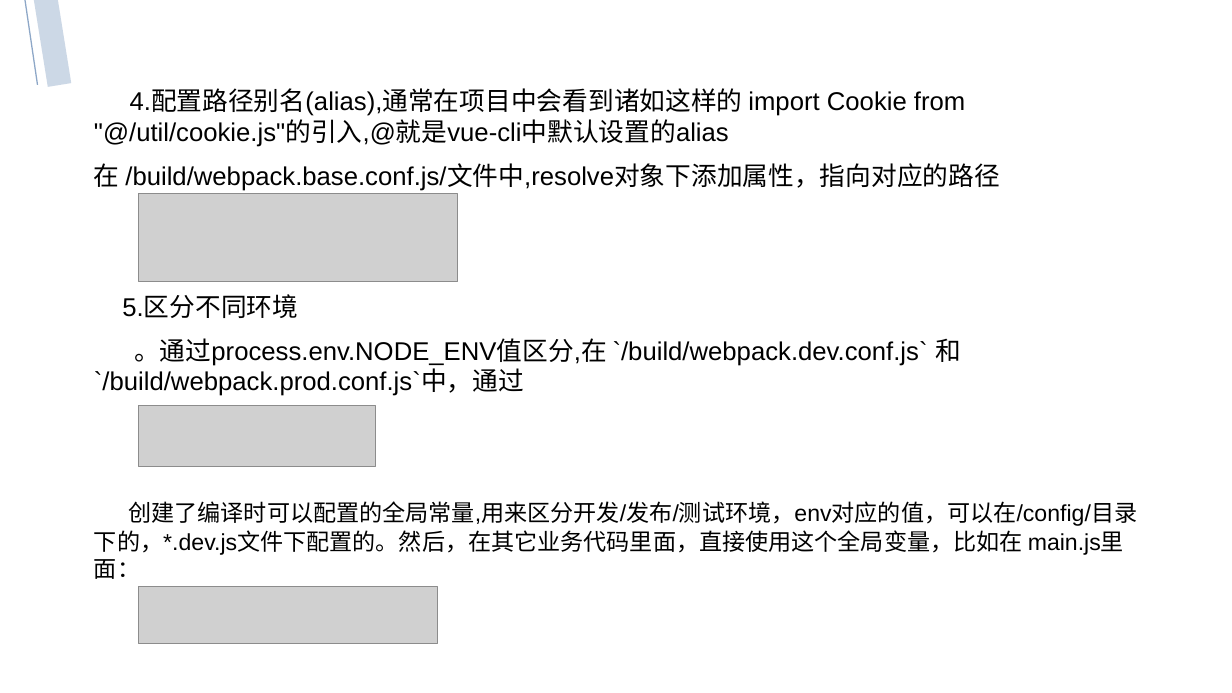
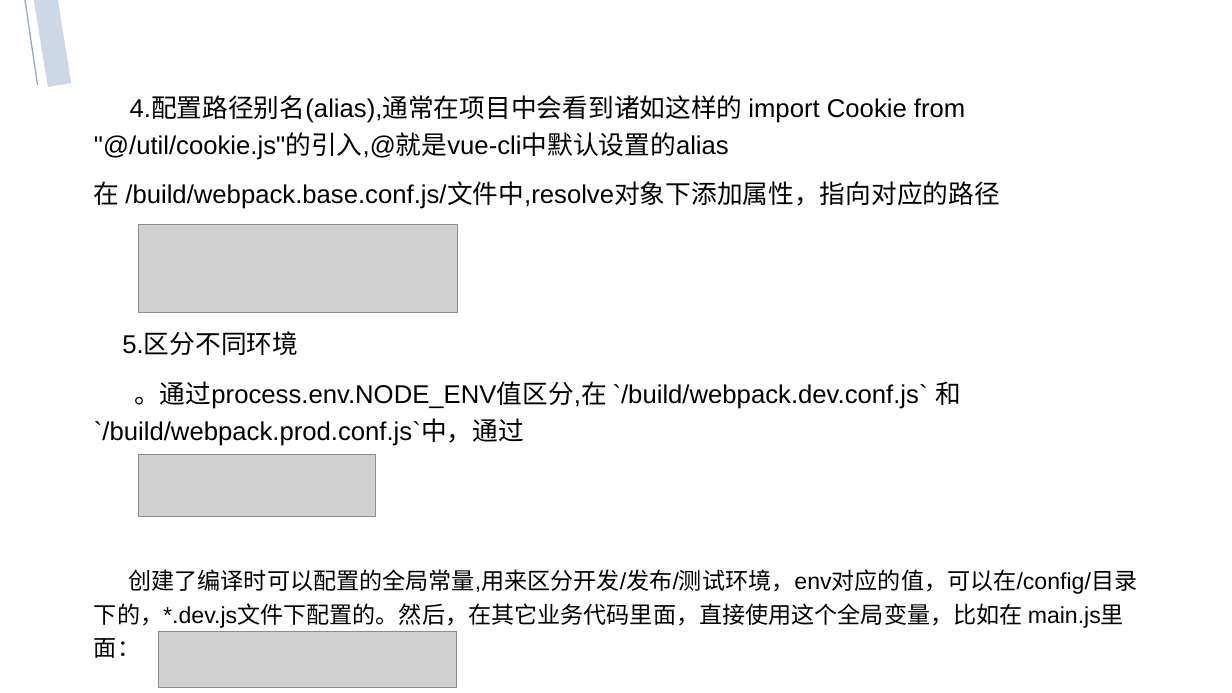
Before and after one commit to ZSI2017/Interchange, a slide deck: slide 25 of vue-简介.pptx. Drawn at 1232x693 pixels with LibreOffice and Linux fonts; fonts in the diff are those of the drawing; grey boxes stand for pictures. Boxes give left, top, right and bottom in pixels: in the first picture for what was removed or moved away, otherwise in the second. Text is boxed around its words. In the diff, an @@ line names an element or a change of style, - is before the commit and + after.

```diff
--- a/vue-简介.pptx
+++ b/vue-简介.pptx
@@ text "4.配置路径别名(alias),通常在项目中会看到诸如这样的 import Cookie from "@/util/co ..." at (94, 96, 1137, 628): line spacing 1 to 1.2 @@
@@ picture: place and size @@
-picture at (139, 194, 457, 282)
+picture at (139, 225, 457, 312)
@@ picture: place and size @@
-picture at (139, 406, 375, 468)
+picture at (139, 455, 375, 517)
@@ picture: place and size @@
-picture at (139, 587, 437, 644)
+picture at (158, 631, 457, 689)
```
Also in this commit, not shown: 11 other slides changed.
